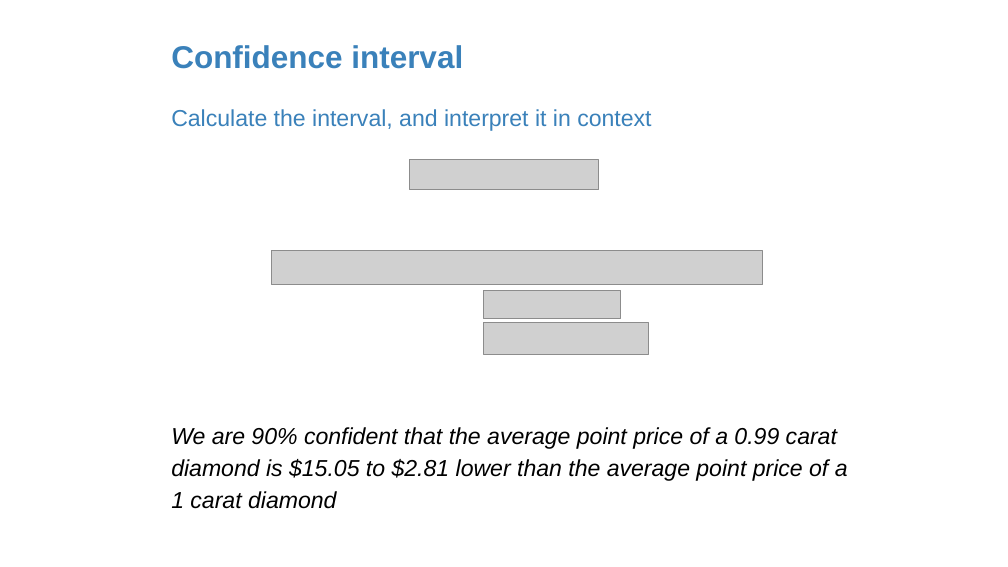
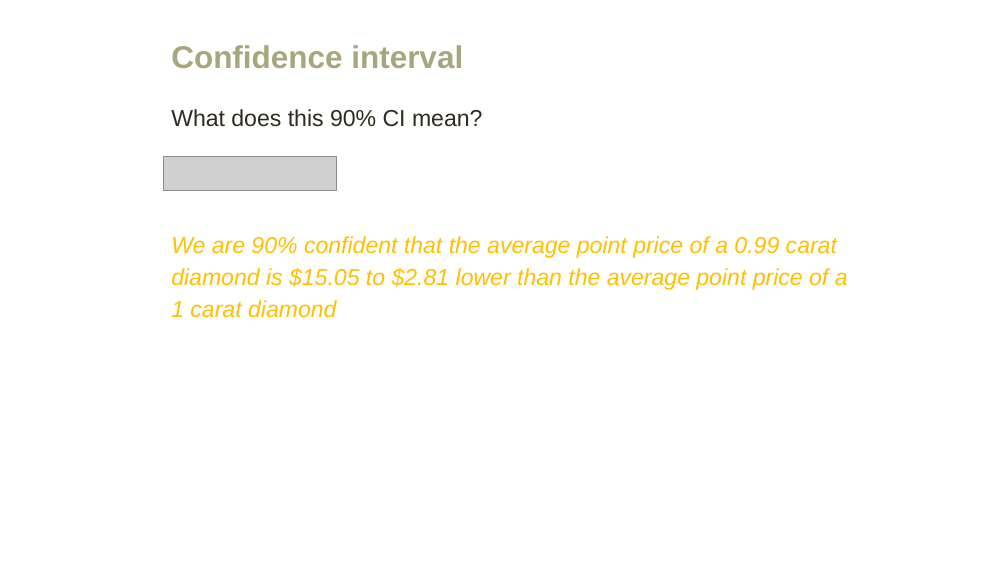
Before and after one commit to amosca01/MATH108-F23, a slide deck: slide 36 of slides/12-difference-two-means.pptx (slide 31 before the commit). Drawn at 1008x567 pixels with LibreOffice and Linux fonts; fonts in the diff are those of the drawing; grey boxes stand for pictures. Boxes give left, top, right and bottom in pixels: in the first picture for what was removed or moved away, otherwise in the second. Text is boxed around its words. In the diff, an @@ line names an element or a change of style, - is before the commit and + after.

```diff
--- a/slides/12-difference-two-means.pptx
+++ b/slides/12-difference-two-means.pptx
@@ text "Confidence interval" at box(171, 45, 463, 68): text colour #3A81BA to #A9A57C @@
@@ text at box(171, 109, 482, 127): text changed; text colour #3A81BA to #2F2B20 @@
-Calculate the interval, and interpret it in context
+What does this 90% CI mean?
@@ picture: place and size @@
-picture at box(484, 323, 650, 355)
+picture at box(164, 157, 337, 191)
@@ picture removed at box(409, 160, 599, 190) @@
@@ text at box(171, 236, 848, 318): text colour #000000 to #FFC000 in "We are 90% confident that the average ..." @@
@@ picture removed at box(271, 251, 763, 285) @@
@@ picture removed at box(484, 290, 621, 319) @@
```
Also in this commit, not shown: 25 other slides changed, 16 slides added, 14 slides removed, 5 other files.
